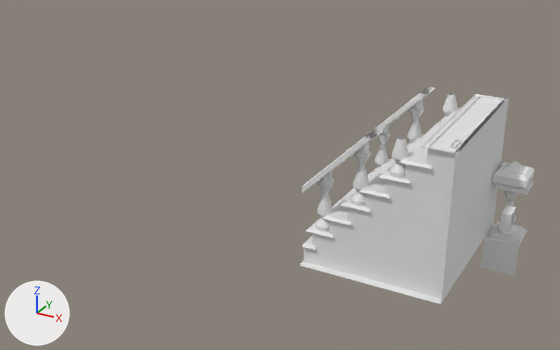
Before and after pictures for a commit that changed the Blender file Assets/blocks.blend.
One viewpoint serves both versions: a 50 mm camera at (2.37, -7.57, 4.71) aimed at (-1.82, 0.05, 0.9). The lights are fixed; the arrows at lower left show +X, +Y and +Z. The same objects are shown in both versions, whatever each file hides.

The scene before the commit, as lines of its bpy script (objects in view):
```python
me_cube_006 = bpy.data.meshes.new('Cube.006')
me_cube_006.from_pydata(...)  # 216 vertices, 193 faces; spans x 0.6..1.0, y -1.0..0.335, z -1.0..-0.6
me_cube_019 = bpy.data.meshes.new('Cube.019')
me_cube_019.from_pydata(...)  # 1030 vertices, 854 faces, 1 loose edge; spans x -1.0..1.0, y -1.0..1.0, z -1.0..1.0
ob_railing_corner = bpy.data.objects.new('Railing Corner', me_cube_006)
ob_railing_corner.parent = ob_container
ob_railing_corner.location = (0.0, 1.0, 0.0)
_m = ob_railing_corner.modifiers.new('EdgeSplit', 'EDGE_SPLIT')
ob_stairs = bpy.data.objects.new('Stairs', me_cube_019)
ob_stairs.parent = ob_container
ob_stairs.location = (0.0, 1.0, 0.0)
_m = ob_stairs.modifiers.new('EdgeSplit', 'EDGE_SPLIT')
```
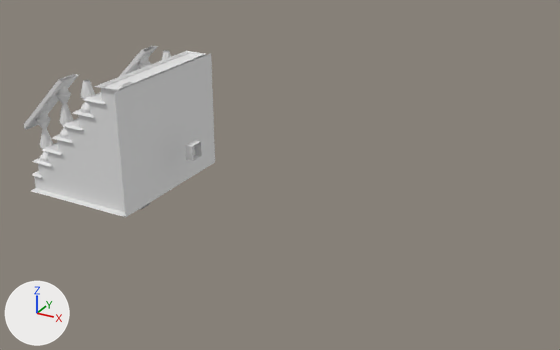
What differs and where, as boxes [x1, y1, x2, y2] in the pictures (560 x 350 px):
'Stairs', moved: before [300, 87, 516, 304]; after [24, 46, 215, 217]
'Railing Corner', no longer drawn: before [481, 161, 534, 276]

What changed in the scene script:
```text
Change me_cube_006:
    used by ob_railing_corner; parent = ob_container; location = (0.0, 1.0, 0.0)
    remove me_cube_006.from_pydata(...)  # 216 vertices, 193 faces; spans x 0.6..1.0, y -1.0..0.335, z -1.0..-0.6
    add me_cube_006.from_pydata(...)  # 0 vertices, 0 faces; spans empty
    me_cube_006 part 1: the whole mesh is rebuilt
Change ob_stairs:
    ob_stairs.location: (0.0, 1.0, 0.0) -> (-4.0, 1.0, 0.0)
```
